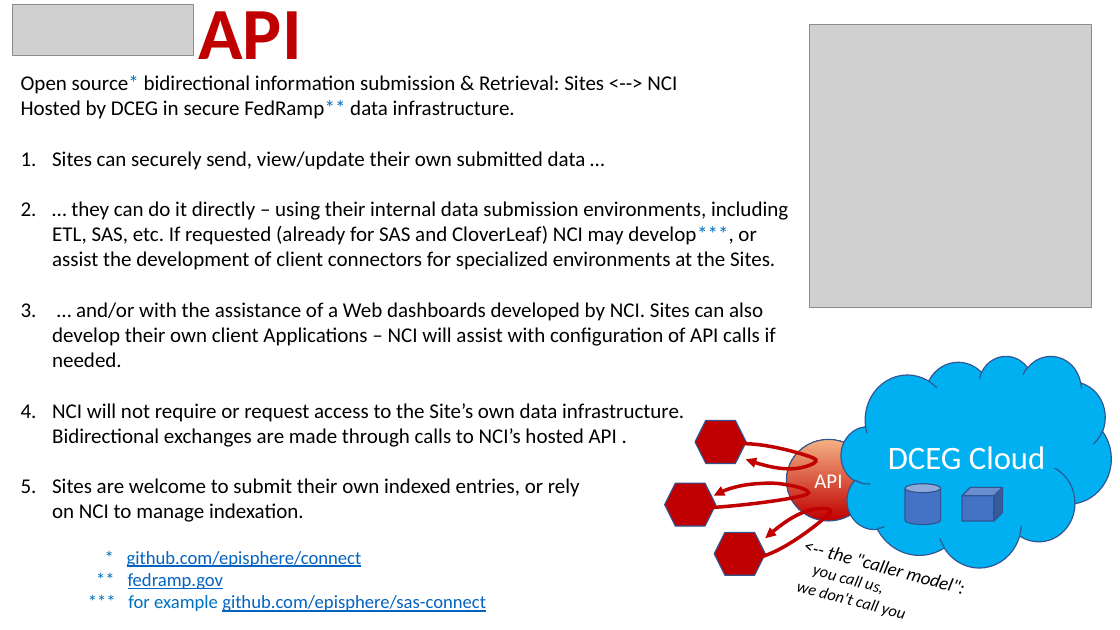
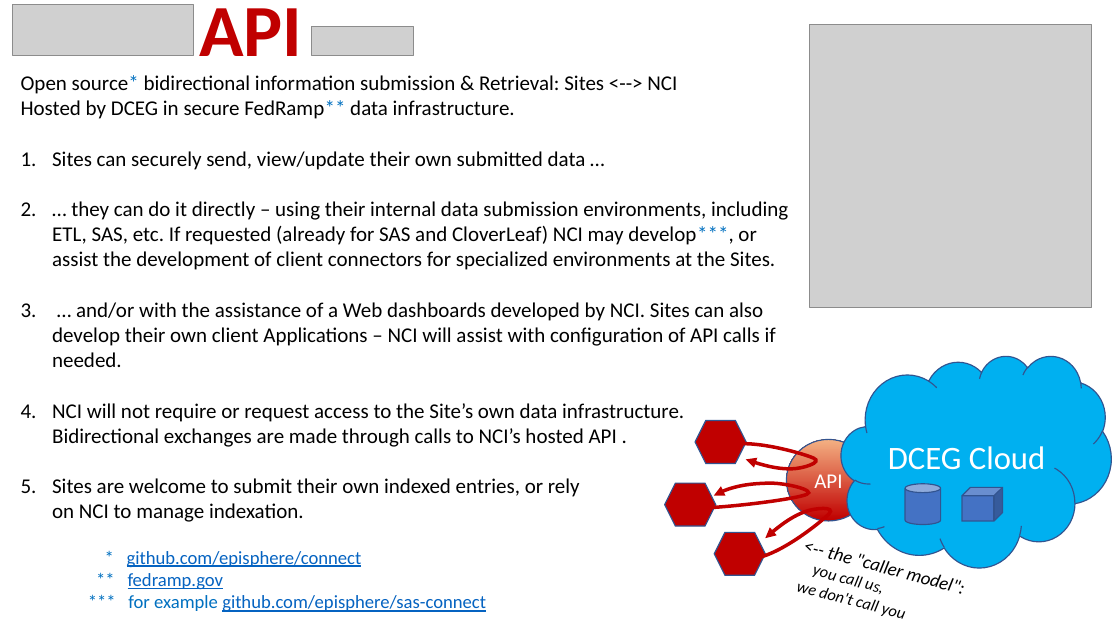
Before and after one commit to episphere/connect, a slide deck: slide 1 of connectAPI.pptx. Drawn at 1120x630 pixels with LibreOffice and Linux fonts; fonts in the diff are those of the drawing; grey boxes stand for pictures. Boxes give left, top, right and bottom in pixels: in the first picture for what was removed or moved away, otherwise in the second. Text is boxed around its words. In the diff, an @@ line names an element or a change of style, - is before the commit and + after.

```diff
--- a/connectAPI.pptx
+++ b/connectAPI.pptx
@@ text "API" rewrapped from (198, 11, 301, 76) to (199, 8, 302, 56) @@
@@ picture added at (312, 26, 413, 55) @@
```
